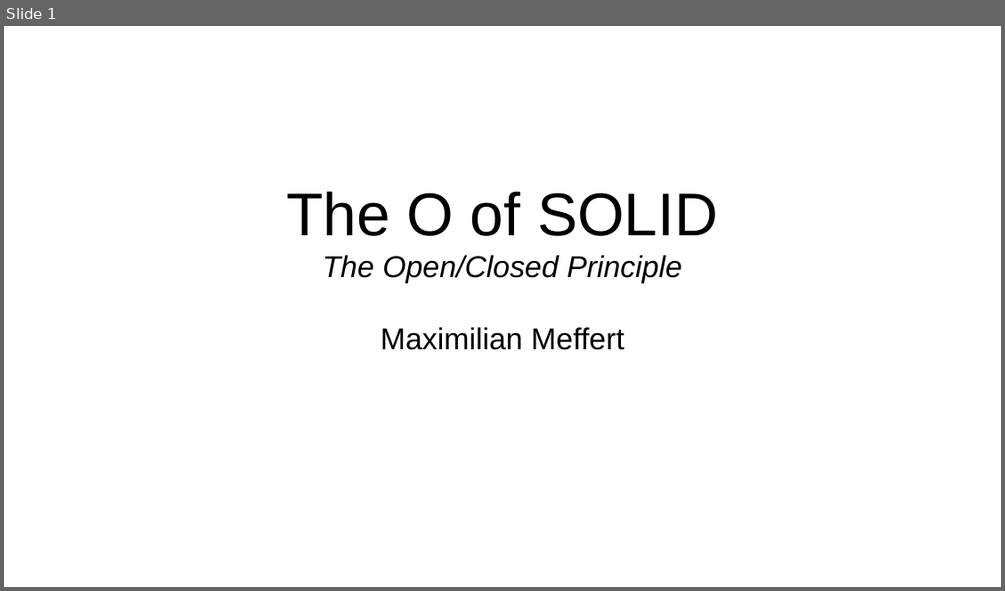
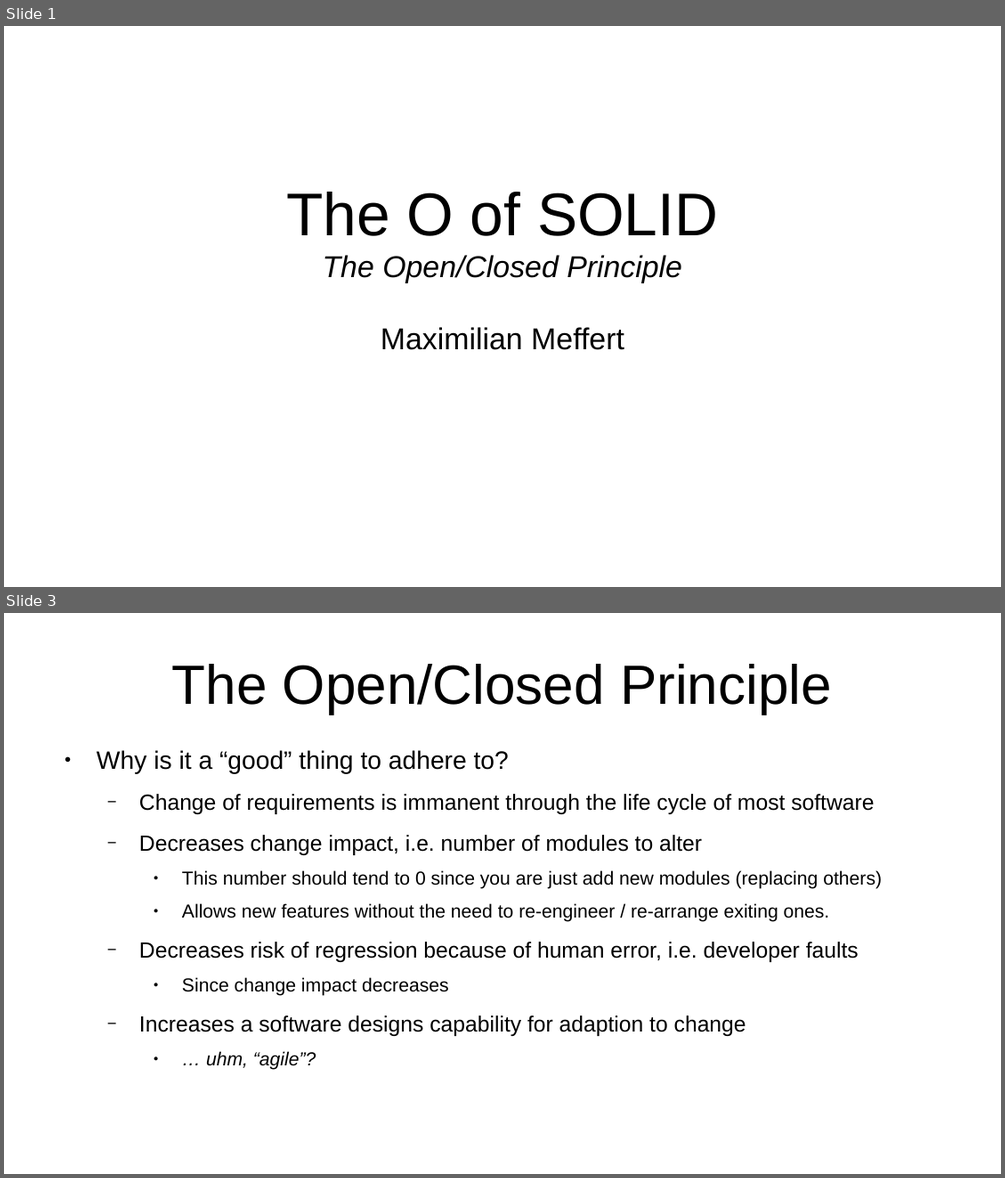
Before and after one commit to maxmeffert/SOLID, a slide deck: TheOofSOLID/TheOofSOLID.odp. Shown one above the other, each under a label of ours: slide 1 before the commit, slides 1 and 3 after it; the slides between them are not shown. The pictures are 1005x591 and 1005x1178 pixels, drawn with LibreOffice and Linux fonts; fonts in the diff are those of the drawing. Boxes give left, top, right and bottom in pixels: in the first picture for what was removed or moved away, otherwise in the second. Text is boxed around its words. In the diff, an @@ line names an element or a change of style, - is before the commit and + after.

```diff
--- a/TheOofSOLID/TheOofSOLID.odp
+++ b/TheOofSOLID/TheOofSOLID.odp
@@ slide 3 added at <box>4,613,1001,1174</box>, background #FFFFFF @@
@@ title added at <box>172,664,832,714</box>, 44 pt, text #000000 @@
+The Open/Closed Principle
@@ text added at <box>97,750,882,1070</box>, 17.5 pt, text #000000 @@
+● Why is it a “good” thing to adhere to?
+  − Change of requirements is immanent through the life cycle of most software
+  − Decreases change impact, i.e. number of modules to alter
+    ● This number should tend to 0 since you are just add new modules (replacing others)
+    ● Allows new features without the need to re-engineer / re-arrange exiting ones.
+  − Decreases risk of regression because of human error, i.e. developer faults
+    ● Since change impact decreases
+  − Increases a software designs capability for adaption to change
+    ● … uhm, “agile”?
```
Also in this commit, not shown: 17 other slides added, 1 other file.
